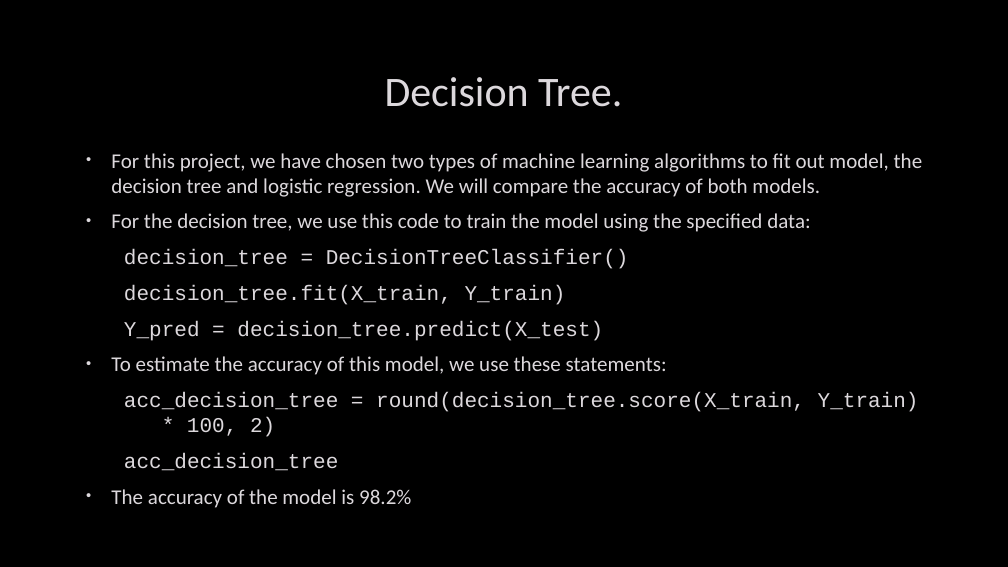
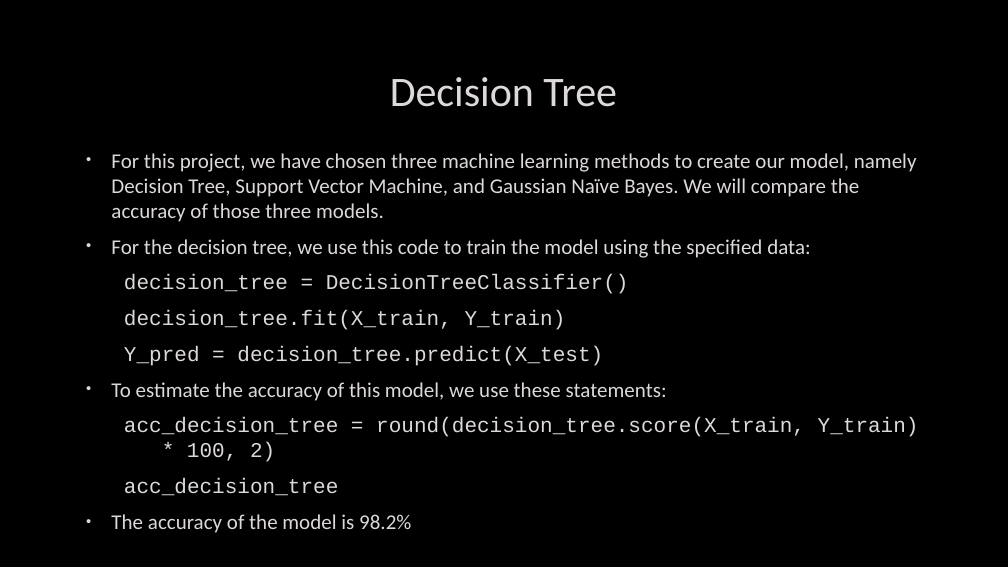
Before and after one commit to Moaaz-Mahmoud/Third-Year-Electrical-Testing-3A, a slide deck: slide 22 of class-3-data_analysis_and_ml/titanic/presentation.pptx (slide 19 before the commit). Drawn at 1008x567 pixels with LibreOffice and Linux fonts; fonts in the diff are those of the drawing; background and template pictures are left out. Boxes give left, top, right and bottom in pixels: in the first picture for what was removed or moved away, otherwise in the second. Text is boxed around its words. In the diff, an @@ line names an element or a change of style, - is before the commit and + after.

```diff
--- a/class-3-data_analysis_and_ml/titanic/presentation.pptx
+++ b/class-3-data_analysis_and_ml/titanic/presentation.pptx
@@ title at bbox=[390, 77, 617, 107]: text changed @@
-Decision Tree.
+Decision Tree
@@ text at bbox=[111, 153, 917, 222]: text changed @@
-• For this project, we have chosen two types of machine learning algorithms to fit out model, the decision tree and logistic regression. We will compare the accuracy of both models.
+• For this project, we have chosen three machine learning methods to create our model, namely Decision Tree, Support Vector Machine, and Gaussian Naïve Bayes. We will compare the accuracy of those three models.
```
Also in this commit, not shown: 5 other slides changed, 5 slides added, 39 other files.
